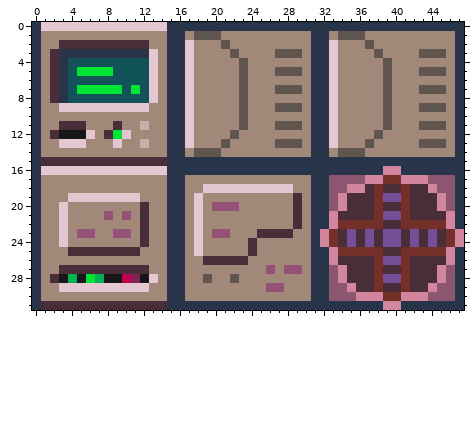
Two states of a pixel-art file, public/textures/technology/computer.aseprite. This is how it looked before the edit.
48x32 pixels, 1 frame.
After the commit:
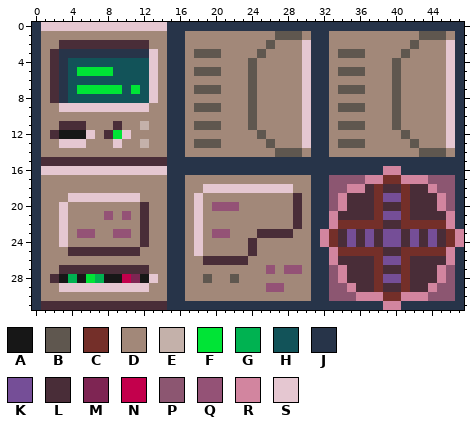
Palette (. is transparent): A #171717  B #5f574f  C #742f29  D #a28879  E #c4b1aa  F #00e436  G #00b251  H #125359  J #273449  K #754e97  L #492d38  M #7e2553  N #c3004c  P #8c5671  Q #945276  R #d2859f  S #e5c7d1
The exact change:
@@ x 15..47 @@
  0 JJJJJJJJJJJJJJJJJJJJJJJJJJJJJJJJJ
- 1 JJDBBBDDDDDDDDDDJJDBBBDDDDDDDDDDJ
- 2 JJSDDDBDDDDDDDDDJJSDDDBDDDDDDDDDJ
- 3 JJSDDDDBDDDDBBBDJJSDDDDBDDDDBBBDJ
- 4 JJSDDDDDBDDDDDDDJJSDDDDDBDDDDDDDJ
- 5 JJSDDDDDBDDDBBBDJJSDDDDDBDDDBBBDJ
- 6 JJSDDDDDBDDDDDDDJJSDDDDDBDDDDDDDJ
- 7 JJSDDDDDBDDDBBBDJJSDDDDDBDDDBBBDJ
- 8 JJSDDDDDBDDDDDDDJJSDDDDDBDDDDDDDJ
- 9 JJSDDDDDBDDDBBBDJJSDDDDDBDDDBBBDJ
-10 JJSDDDDDBDDDDDDDJJSDDDDDBDDDDDDDJ
-11 JJSDDDDDBDDDBBBDJJSDDDDDBDDDBBBDJ
-12 JJSDDDDBDDDDDDDDJJSDDDDBDDDDDDDDJ
-13 JJSDDDBDDDDDBBBDJJSDDDBDDDDDBBBDJ
-14 JJDBBBDDDDDDDDDDJJDBBBDDDDDDDDDDJ
+ 1 JJDDDDDDDDDDBBBDJJDDDDDDDDDDBBBDJ
+ 2 JJDDDDDDDDDBDDDSJJDDDDDDDDDBDDDSJ
+ 3 JJDBBBDDDDBDDDDSJJDBBBDDDDBDDDDSJ
+ 4 JJDDDDDDDBDDDDDSJJDDDDDDDBDDDDDSJ
+ 5 JJDBBBDDDBDDDDDSJJDBBBDDDBDDDDDSJ
+ 6 JJDDDDDDDBDDDDDSJJDDDDDDDBDDDDDSJ
+ 7 JJDBBBDDDBDDDDDSJJDBBBDDDBDDDDDSJ
+ 8 JJDDDDDDDBDDDDDSJJDDDDDDDBDDDDDSJ
+ 9 JJDBBBDDDBDDDDDSJJDBBBDDDBDDDDDSJ
+10 JJDDDDDDDBDDDDDSJJDDDDDDDBDDDDDSJ
+11 JJDBBBDDDBDDDDDSJJDBBBDDDBDDDDDSJ
+12 JJDDDDDDDDBDDDDSJJDDDDDDDDBDDDDSJ
+13 JJDBBBDDDDDBDDDSJJDBBBDDDDDBDDDSJ
+14 JJDDDDDDDDDDBBBDJJDDDDDDDDDDBBBDJ
 15 JJJJJJJJJJJJJJJJJJJJJJJJJJJJJJJJJ
Pixel boxes of the changes (left, top, right, bottom) in both pictures:
changed: (185, 31, 455, 157)
